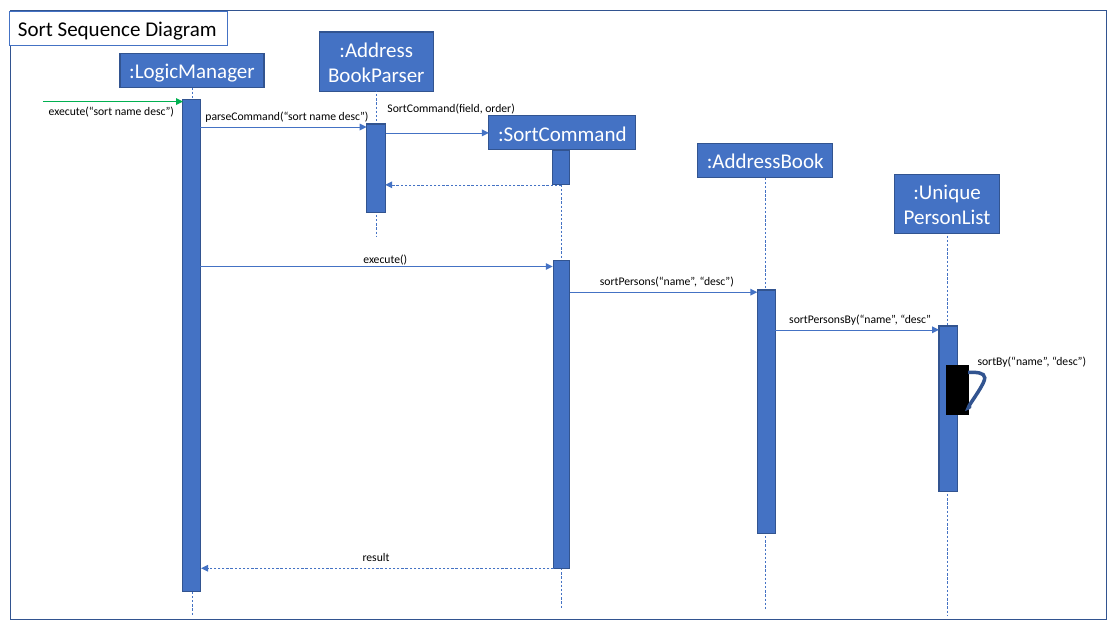
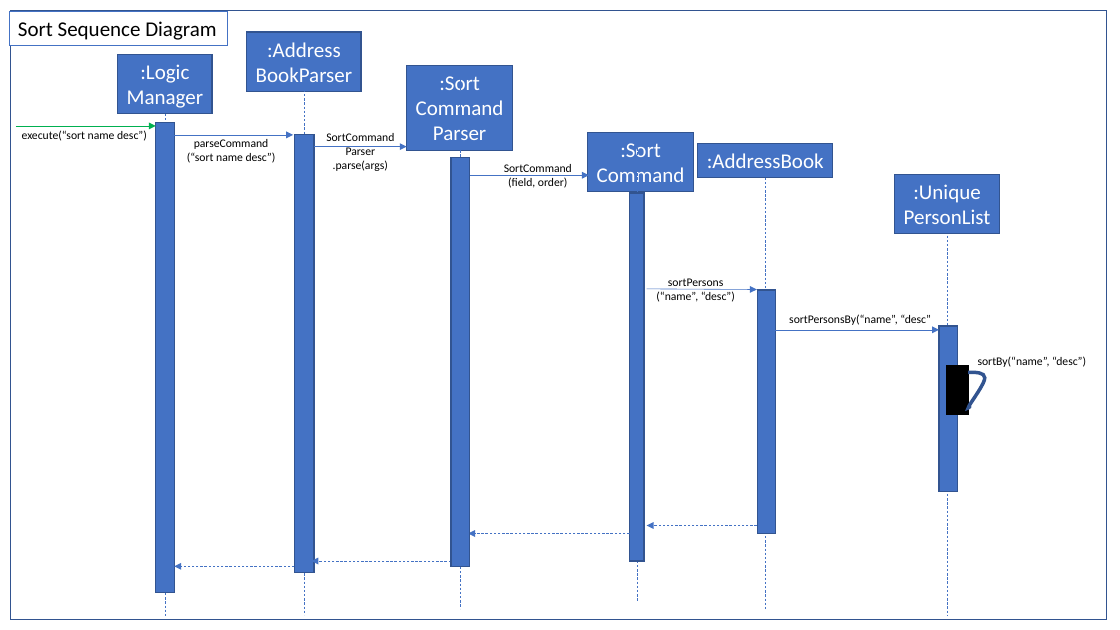
Before and after one commit to wangyiming1019/main, a slide deck: slide 3 of docs/diagrams/SortCommandDiagrams.pptx. Drawn at 1120x630 pixels with LibreOffice and Linux fonts; fonts in the diff are those of the drawing. Boxes give left, top, right and bottom in pixels: in the first picture for what was removed or moved away, otherwise in the second. Text is boxed around its words. In the diff, an @@ line names an element or a change of style, - is before the commit and + after.

Commit message:
[SORT][BACKUP][DEVDOCS] Updated sequence diagrams for sort and backup commands

```diff
--- a/docs/diagrams/SortCommandDiagrams.pptx
+++ b/docs/diagrams/SortCommandDiagrams.pptx
@@ rectangle ":Logic": place and size @@
-rectangle ":Logic" at [120,54,265,87]
+rectangle ":Logic" at [118,55,212,114]
@@ rectangle ":Address": place and size @@
-rectangle ":Address" at [319,32,434,92]
+rectangle ":Address" at [247,32,361,92]
@@ text in rectangle at [127,64,204,108]: text changed @@
-:LogicManager
+:Logic
+Manager
@@ line moved from (376, 86) - (376, 237) to (304, 86) - (304, 615) @@
@@ rectangle added at [407,66,513,150], fill #4472C4, outline #325491 1 pt, 18 pt, text #FFFFFF @@
+:Sort
+Command
+Parser
@@ line added from (460, 80) to (460, 609), #4472C4 0.5 pt dashed @@
@@ line moved from (192, 87) - (192, 615) to (165, 114) - (165, 616) @@
@@ text "execute(“sort name desc”)": place and size @@
-text "execute(“sort name desc”)" at [49,106,174,117]
+text "execute(“sort name desc”)" at [22,130,147,141]
@@ arrow moved from (43, 102) - (183, 102) to (16, 126) - (156, 126) @@
@@ rectangle: place and size @@
-rectangle at [183,100,201,592]
+rectangle at [156,123,175,592]
@@ arrow moved from (201, 127) - (366, 127) to (174, 135) - (293, 135) @@
@@ text at [187,139,276,163]: text changed @@
-parseCommand(“sort name desc”)
+parseCommand
+(“sort name desc”)
@@ rectangle: place and size @@
-rectangle at [366,124,386,213]
+rectangle at [294,135,313,573]
@@ arrow added from (314, 147) to (407, 147), #4472C4 0.5 pt @@
@@ text added at [326,133,394,171], 10 pt, text #000000 @@
+SortCommand
+Parser
+.parse(args)
@@ rectangle ":Sort": place and size @@
-rectangle ":Sort" at [489,116,636,150]
+rectangle ":Sort" at [588,133,694,192]
@@ text in rectangle at [597,143,685,182]: text changed @@
-:SortCommand
+:Sort
+Command
@@ line moved from (561, 155) - (561, 609) to (637, 149) - (637, 602) @@
@@ rectangle added at [451,157,470,566], fill #4472C4, outline #325491 1 pt @@
@@ arrow moved from (386, 133) - (489, 133) to (470, 176) - (589, 176) @@
@@ text at [504,164,572,188]: text changed @@
-SortCommand(field, order)
+SortCommand
+(field, order)
@@ rectangle removed at [553,150,570,185] @@
@@ rectangle: place and size @@
-rectangle at [554,261,570,569]
+rectangle at [629,193,644,561]
@@ arrow removed from (201, 266) to (553, 266) @@
@@ text removed at [363,254,407,265] @@
-execute()
@@ arrow moved from (570, 292) - (758, 292) to (647, 289) - (757, 290) @@
@@ text at [656,278,735,302]: text changed @@
-sortPersons(“name”, “desc”)
+sortPersons
+(“name”, “desc”)
@@ arrow moved from (561, 185) - (386, 185) to (629, 534) - (468, 534) @@
@@ arrow added from (757, 526) to (647, 526), #4472C4 0.5 pt dashed @@
@@ arrow added from (294, 566) to (174, 566), #4472C4 0.5 pt dashed @@
@@ arrow moved from (554, 569) - (201, 569) to (451, 561) - (312, 561) @@
@@ text removed at [363,553,390,561] @@
-result
```
Also in this commit, not shown: 4 other files.
